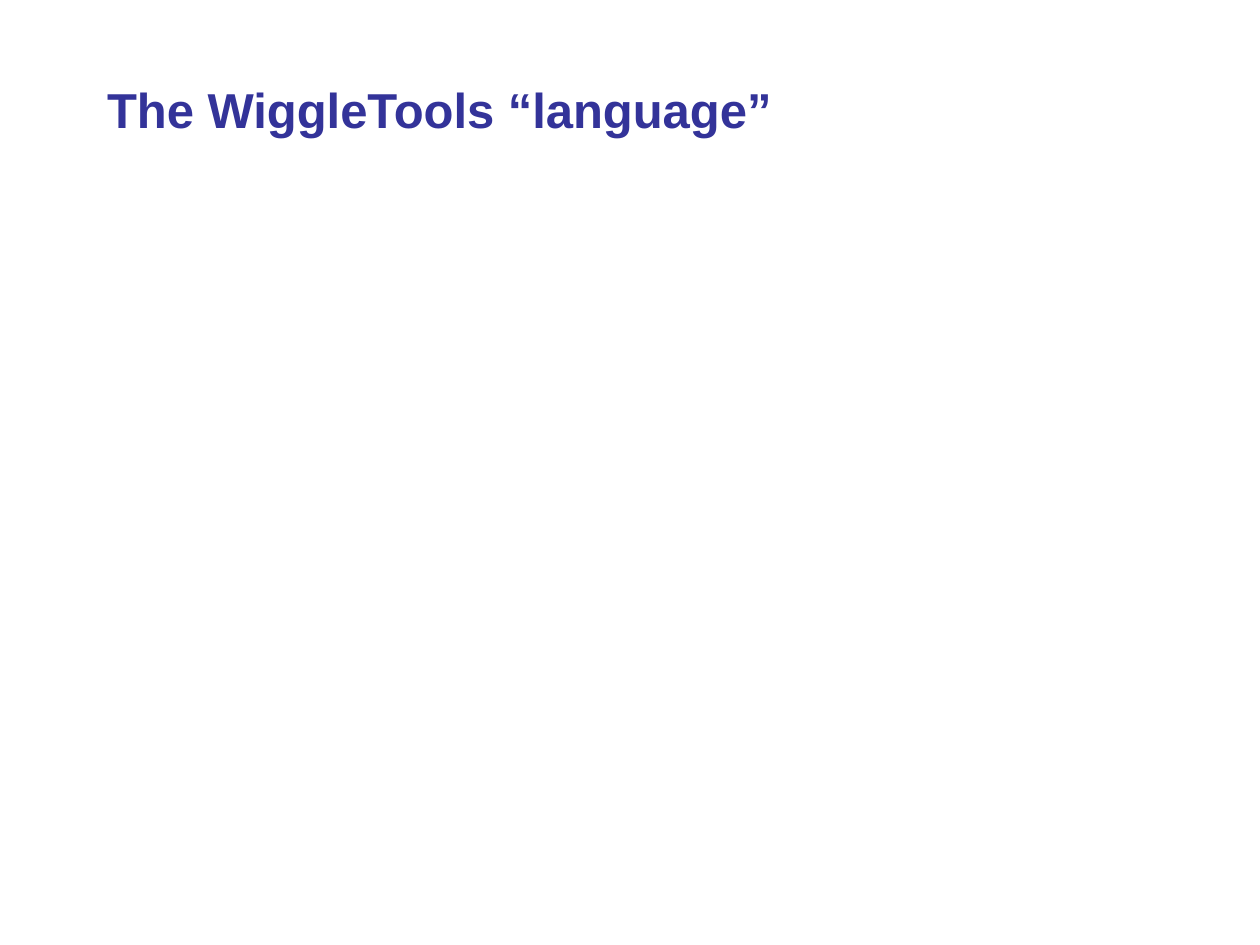
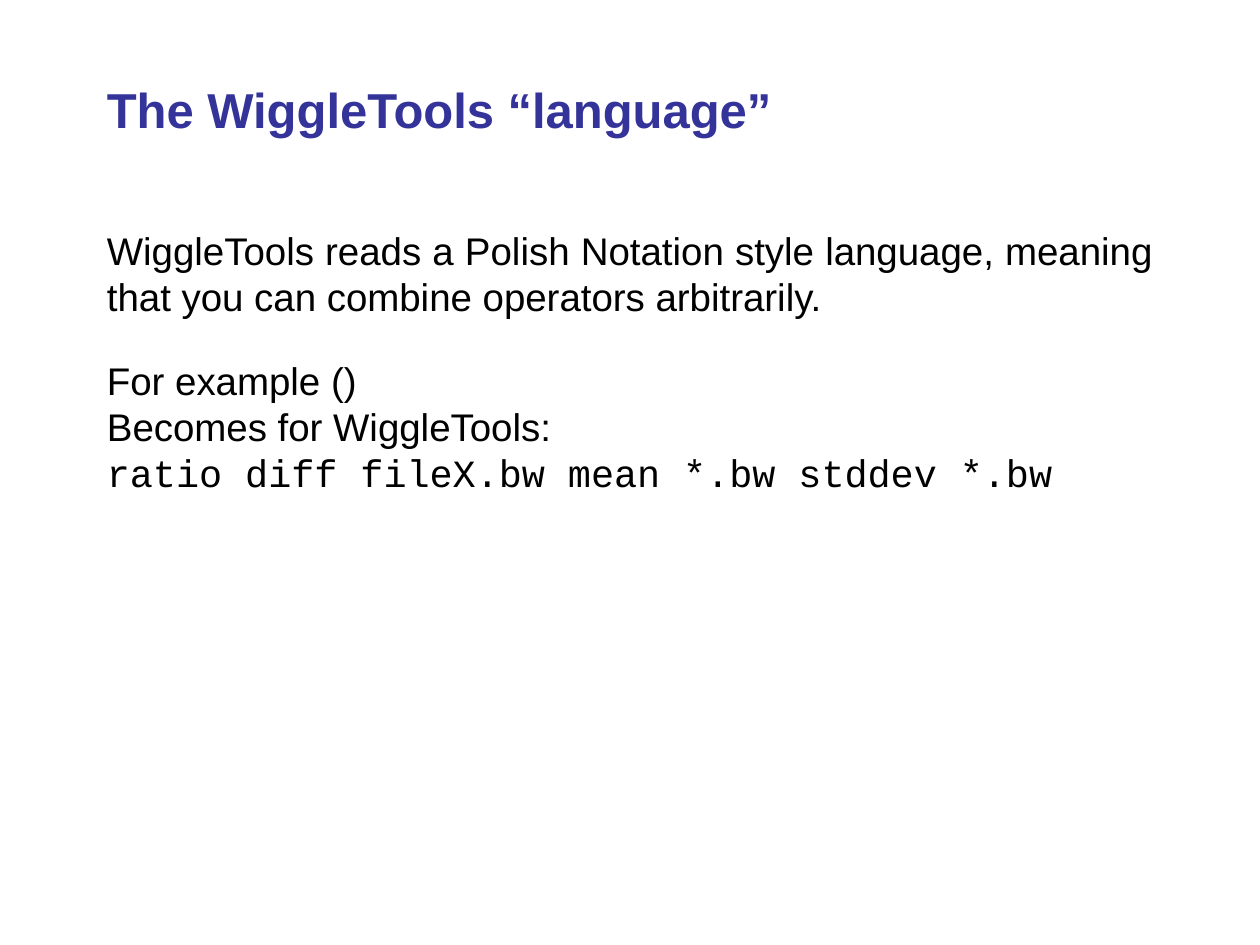
Before and after one commit to Ensembl/ensembl-presentation, a slide deck: slide 6 of API/Regulation/slides/wiggletools.pptx. Drawn at 1260x945 pixels with LibreOffice and Linux fonts; fonts in the diff are those of the drawing; grey boxes stand for pictures; background and template pictures are left out. Boxes give left, top, right and bottom in pixels: in the first picture for what was removed or moved away, otherwise in the second. Text is boxed around its words. In the diff, an @@ line names an element or a change of style, - is before the commit and + after.

```diff
--- a/API/Regulation/slides/wiggletools.pptx
+++ b/API/Regulation/slides/wiggletools.pptx
@@ text added at box(107, 237, 1152, 488), 22 pt, text #000000 @@
+WiggleTools reads a Polish Notation style language, meaning that you can combine operators arbitrarily.
+For example ()
+Becomes for WiggleTools:
+ratio diff fileX.bw mean *.bw stddev *.bw
```
Also in this commit, not shown: 4 other slides changed, 4 other files.
